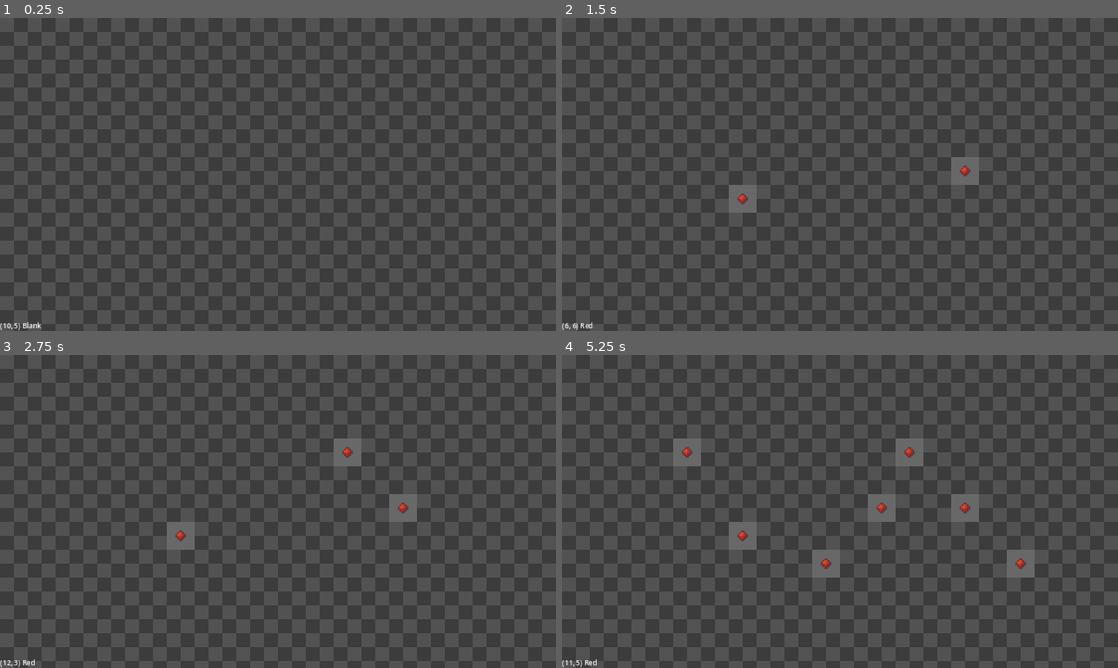
Above: before the commit, frames 1-4 (two rows, left to right).
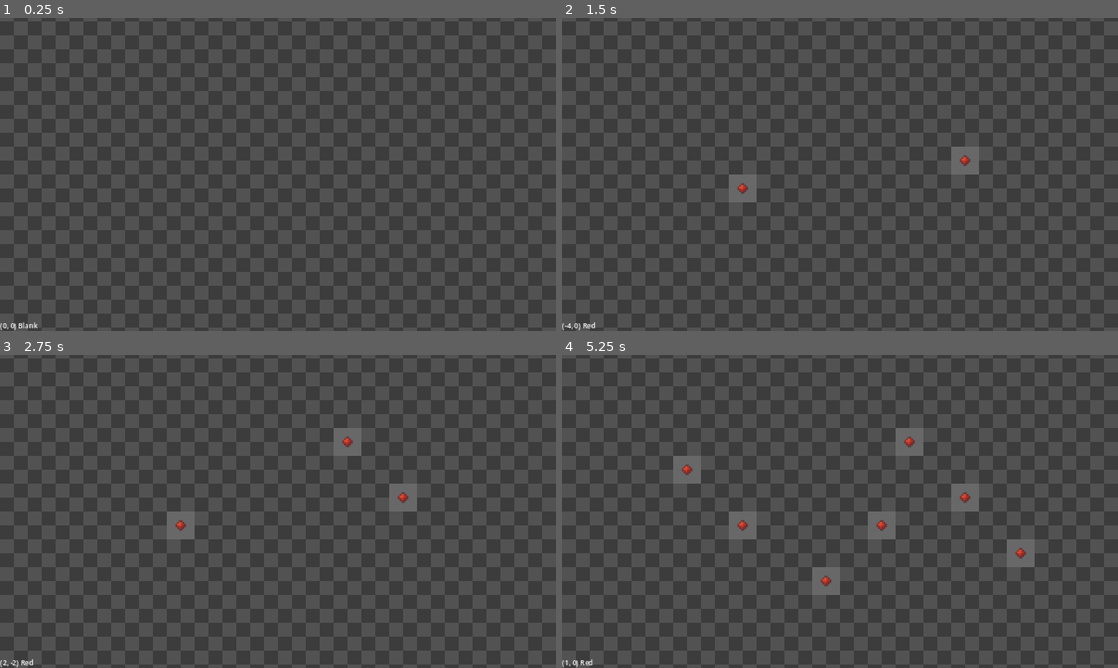
Above: after the commit, the same moments.

Repository: 7sete7/Ramon
Game: Godot game, scene res://scenes/factory/factory.tscn
Two runs of this game, one before a commit and one after it. Both use one fixed random seed, a clock stepped at 60 frames per second and the inputs below.
Inputs (mouse positions are in pixels of both pictures, inside the frame that each line leads up to):
- Up to frame 1 (0.25 s): no input
- Up to frame 2 (1.5 s): tap Enter at 0.5 s; move the mouse to (962, 158) at 0.52 s; click (962, 158) at 0.6 s; tap Space at 1.25 s; move the mouse to (728, 190) at 1.27 s; click (728, 190) at 1.35 s
- Up to frame 3 (2.75 s): tap Enter at 2 s; move the mouse to (333, 442) at 2.02 s; click (333, 442) at 2.1 s
- Up to frame 4 (5.25 s): tap Space at 2.75, 4.25 s; move the mouse to (812, 574) at 2.77 s; click (812, 574) at 2.85 s; tap Enter at 3.5 s; move the mouse to (1006, 558) at 3.52 s; click (1006, 558) at 3.6 s; move the mouse to (673, 464) at 4.27 s; click (673, 464) at 4.35 s; move the mouse to (867, 511) at 5.02 s; click (867, 511) at 5.1 s

The runs differ from the first frame. In frame 1, 0.1% of the frame differs, in the area x 0-8%, y 97-100%; in frame 2, 0.6%; in frame 3, 0.8%; in frame 4, 2.0%, in the area x 1-85%, y 23-100%.

Commit message:
fix: tile setup

Diff:
--- a/project.godot
+++ b/project.godot
@@ -55,6 +55,16 @@
 "events": [Object(InputEventKey,"resource_local_to_scene":false,"resource_name":"","device":-1,"window_id":0,"alt_press …(192 unchanged characters)…
 ]
 }
+zoom_out={
+"deadzone": 0.2,
+"events": [Object(InputEventMouseButton,"resource_local_to_scene":false,"resource_name":"","device":-1,"window_id":0,"alt_pressed":false,"shift_pressed":false,"ctrl_pressed":false,"meta_pressed":false,"button_mask":0,"position":Vector2(0, 0),"global_position":Vector2(0, 0),"factor":1.0,"button_index":4,"canceled":false,"pressed":false,"double_click":false,"script":null)
+]
+}
+zoom_in={
+"deadzone": 0.2,
+"events": [Object(InputEventMouseButton,"resource_local_to_scene":false,"resource_name":"","device":-1,"window_id":0,"alt_pressed":false,"shift_pressed":false,"ctrl_pressed":false,"meta_pressed":false,"button_mask":0,"position":Vector2(0, 0),"global_position":Vector2(0, 0),"factor":1.0,"button_index":5,"canceled":false,"pressed":false,"double_click":false,"script":null)
+]
+}
 
 [rendering]
 
--- a/scenes/factory/factory.tscn
+++ b/scenes/factory/factory.tscn
@@ -1,11 +1,16 @@
-[gd_scene load_steps=5 format=3 uid="uid://bcobh33jbo5cn"]
+[gd_scene load_steps=6 format=3 uid="uid://bcobh33jbo5cn"]
 
 [ext_resource type="TileSet" uid="uid://b7rc21o4qmq3d" path="res://assets/tile_set.tres" id="1_drj7t"]
+[ext_resource type="Script" uid="uid://dd1jdw87naj5l" path="res://scenes/factory/camera.gd" id="1_hdo8d"]
 [ext_resource type="Script" uid="uid://inqhpr7jr2bh" path="res://scripts/grid.gd" id="2_ciing"]
 [ext_resource type="Script" uid="uid://dk53b32rjg0ci" path="res://scenes/factory/tile_map.gd" id="2_eqtml"]
 [ext_resource type="PackedScene" uid="uid://bttlr7ljxvsyy" path="res://scenes/hud/hud.tscn" id="3_y13uf"]
 
 [node name="Factory" type="Node2D"]
+
+[node name="Camera2D" type="Camera2D" parent="."]
+script = ExtResource("1_hdo8d")
+zoom_delta = 0.08
 
 [node name="Grid" type="Node2D" parent="."]
 script = ExtResource("2_ciing")
--- a/scenes/hud/tile_info.gd
+++ b/scenes/hud/tile_info.gd
@@ -7,7 +7,7 @@
 var current_tile: Tile
 
 func _ready() -> void:
-	hud.grid.tile_type_changed.connect(func (_value): self.update_label())
+	hud.grid.tile_type_changed.connect(func(_value): self.update_label())
 
 func _process(delta: float) -> void:
 	process_timer += delta
@@ -16,16 +16,16 @@
 
 	process_timer = 0.0
 
-	var mouse_pos := get_global_mouse_position()
+	var mouse_pos := hud.grid.get_local_mouse_position()
 	var int_pos := Vector2i(int(mouse_pos.x), int(mouse_pos.y))
 
 	var tile := hud.grid.get_tile_at(int_pos)
-	if tile and tile != current_tile:
+	if tile != current_tile:
 		current_tile = tile
 		self.update_label()
 
 func update_label() -> void:
 	self.text = "{pos} {type}".format({
-		"pos": current_tile.tilemap_position,
-		"type": current_tile.tile_type_str
+		"pos": current_tile.tilemap_position if current_tile else "(øø, øø)",
+		"type": current_tile.tile_type_str if current_tile else ""
 	})
--- a/scripts/grid.gd
+++ b/scripts/grid.gd
@@ -2,13 +2,18 @@
 extends Node2D
 
 @onready var tile_map: FactoryTileMap = $TileMapLayer
+@onready var camera: Camera2D = $"../Camera2D"
+
+@export var MAP_W: int = 20
+@export var MAP_H: int = 15
 
 var tile_size: Vector2i = Vector2i.ZERO
 var HALF_TILE: Vector2 = Vector2.ZERO
-@export var MAP_W: int = 20
-@export var MAP_H: int = 15
 
 var grid_size: Vector2i = Vector2i.ZERO
+var GRID: Dictionary = {}
+
+var MAP_LIMITS := {"left": 0, "right": 0, "top": 0, "bottom": 0}
 
 enum TILES {
 	DEFAULT = 0,
@@ -17,14 +22,16 @@
 	YELLOW = 6
 }
 
-var GRID: Dictionary = {}
 signal tile_type_changed(new_type)
 
 func _ready() -> void:
 	tile_size = tile_map.tile_set.tile_size
 	HALF_TILE = tile_size / 2
 	grid_size = Vector2i(MAP_W * tile_size.x, MAP_H * tile_size.y)
+	var half_grid_size: Vector2i = grid_size / 2
+	MAP_LIMITS = {"left": - half_grid_size.x, "right": half_grid_size.x, "top": - half_grid_size.y, "bottom": half_grid_size.y}
 	self.init_tiles()
+
 
 func set_tile_at(pos: Vector2i, new_tile: TILES) -> void:
 	if not is_in_grid(pos): return
@@ -48,8 +55,10 @@
 	return tile
 
 func init_tiles() -> void:
-	for x in MAP_W:
-		for y in MAP_H:
+	var HALF_W: int = MAP_W / 2
+	var HALF_H: int = MAP_H / 2
+	for x in range(-HALF_W, HALF_W):
+		for y in range(-HALF_H, HALF_H):
 			var pos := Vector2i(x * tile_size.x + 1, y * tile_size.y + 1)
 			self.set_tile_at(pos, TILES.DEFAULT)
 
@@ -61,4 +70,4 @@
 		self.set_tile_at(local_int, TILES.RED)
 
 func is_in_grid(pos: Vector2):
-	return not (pos.x < 0 or pos.y < 0 or pos.x >= grid_size.x or pos.y >= grid_size.y)
+	return not (pos.x < MAP_LIMITS.left or pos.y < MAP_LIMITS.top or pos.x >= MAP_LIMITS.right or pos.y >= MAP_LIMITS.bottom)
